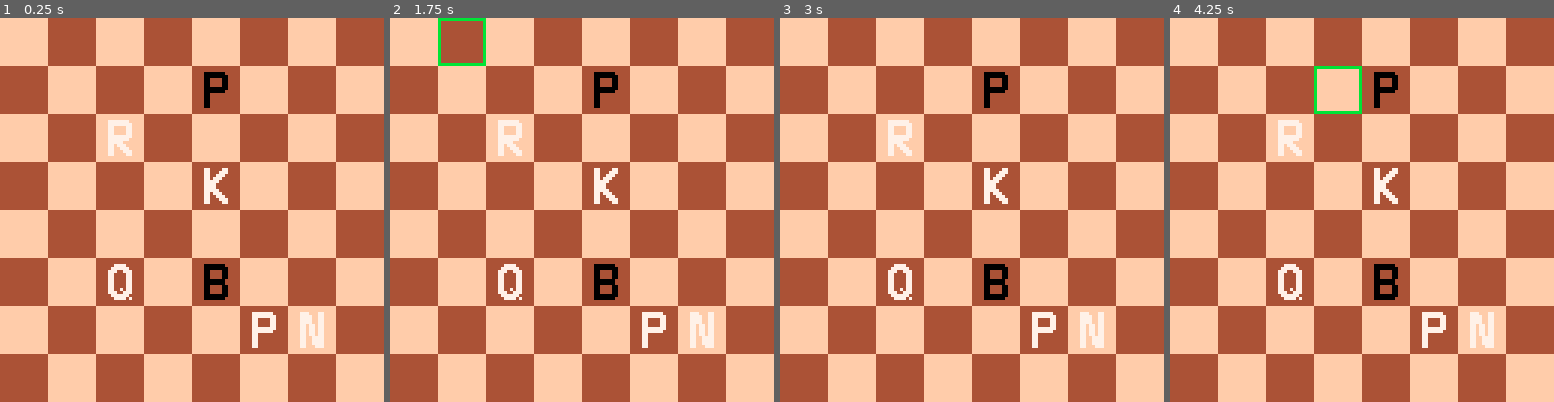
Above: before the commit, frames 1-4 (left to right).
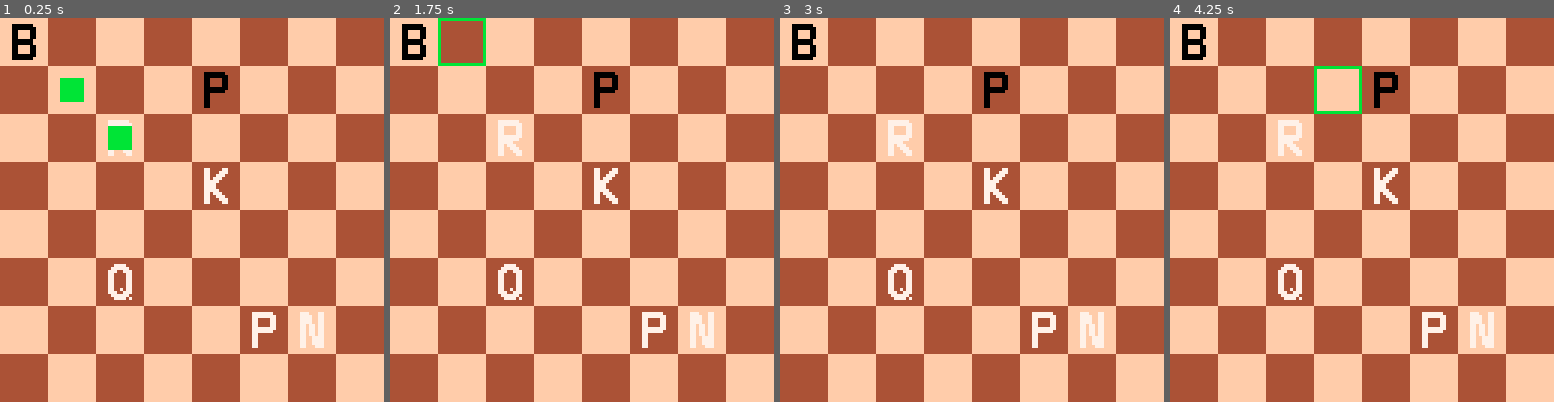
Above: after the commit, the same moments.

Repository: GrayFennec/p8chess
Game: PICO-8 cartridge chess.p8
Two runs of this game, one before a commit and one after it. Both use one fixed random seed, a clock stepped at 60 frames per second and the inputs below.
Inputs:
- Up to frame 1 (0.25 s): no input
- Up to frame 2 (1.75 s): hold Right from 1.6 s (still down)
- Up to frame 3 (3 s): release Right at 2.1 s; hold Up 2.15-2.42 s; hold Right from 2.47 s (still down)
- Up to frame 4 (4.25 s): release Right at 3.03 s; hold Left 3.08-3.58 s; hold Down 3.63-3.97 s; hold Right from 4.02 s (still down)

The runs differ from the first frame. In frame 1, 1.6% of the frame differs, in the area x 3-60%, y 1-74%; in frame 2, 0.8%; in frame 3, 0.8%; in frame 4, 0.8%.

Commit message:
Added piece detection for bishop, rook, queen, and king moves

Diff:
--- a/chess.p8
+++ b/chess.p8
@@ -25,7 +25,7 @@
 	new_king(4,5,1)
 	new_pawn(7,6,1)
 	new_pawn(2,5,2)
-	new_bishop(6,5,2)
+	new_bishop(1,1,2)
 	new_rook(3,3,1)
 	new_queen(6,3,1)
 end
@@ -126,12 +126,20 @@
 	bishop = new_piece(r,c,p)
 	bishop.sprnum = 4
 	bishop.legmov = function(this)
-	 moves = {}
+	 local moves = {}
+	 local direc = {{1, 1, true},{1, -1, true},{-1, -1, true},{-1, 1, true}}
 	 for i = 1,max(brdw,brdh) do
-	 	add(moves,{r+i,c+i})
-	 	add(moves,{r-i,c+i})
-	 	add(moves,{r+i,c-i})
-	 	add(moves,{r-i,c-i})
+	  for d in all(direc) do
+	   if d[3] then
+	    s = get_pnum(r+i*d[1], c+i*d[2])
+	    if s > 0 then
+	     d[3] = false
+	    end
+	    if s != p then
+	     add(moves,{r+i*d[1],c+i*d[2]})
+	    end
+	   end
+   end
 	 end
 		return moves
 	end
@@ -143,12 +151,20 @@
 	rook = new_piece(r,c,p)
 	rook.sprnum = 6
 	rook.legmov = function(this)
-	 moves = {}
-		for i = 1,max(brdw,brdh) do
-	 	add(moves,{r,c-i})
-	 	add(moves,{r,c+i})
-	 	add(moves,{r-i,c})
-	 	add(moves,{r+i,c})
+	 local moves = {}
+	 local direc = {{1, 0, true},{0, -1, true},{-1, 0, true},{0, 1, true}}
+	 for i = 1,max(brdw,brdh) do
+	  for d in all(direc) do
+	   if d[3] then
+	    s = get_pnum(r+i*d[1], c+i*d[2])
+	    if s > 0 then
+	     d[3] = false
+	    end
+	    if s != p then
+	     add(moves,{r+i*d[1],c+i*d[2]})
+	    end
+	   end
+   end
 	 end
 		return moves
 	end
@@ -160,16 +176,20 @@
 	queen = new_piece(r,c,p)
 	queen.sprnum = 8
 	queen.legmov = function(this)
-	 moves = {}
+	 local moves = {}
+	 local direc = {{1, 1, true},{1, 0, true},{1, -1, true},{0, -1, true},{-1, -1, true},{-1, 0, true},{-1, 1, true},{0, 1, true}}
 	 for i = 1,max(brdw,brdh) do
-	 	add(moves,{r+i,c+i})
-	 	add(moves,{r-i,c+i})
-	 	add(moves,{r+i,c-i})
-	 	add(moves,{r-i,c-i})
-	 	add(moves,{r,c-i})
-	 	add(moves,{r,c+i})
-	 	add(moves,{r-i,c})
-	 	add(moves,{r+i,c})
+	  for d in all(direc) do
+	   if d[3] then
+	    s = get_pnum(r+i*d[1], c+i*d[2])
+	    if s > 0 then
+	     d[3] = false
+	    end
+	    if s != p then
+	     add(moves,{r+i*d[1],c+i*d[2]})
+	    end
+	   end
+   end
 	 end
 		return moves
 	end
@@ -181,13 +201,18 @@
 	king = new_piece(r,c,p)
 	king.sprnum = 10
 	king.legmov = function(this)
+	 local moves = {}
 	 --calculate values one away
 		oup = r-1
 		odo = r+1
 		ole = c-1
 		ori = c+1
-		--add possible moves
-		moves = {{oup, ole},{oup,ori},{r,ole},{r,ori},{odo,ole},{odo,ori},{odo,c},{oup,c}}
+		local possi = {{oup, ole},{oup,ori},{r,ole},{r,ori},{odo,ole},{odo,ori},{odo,c},{oup,c}}
+		for m in all(possi) do
+		 if get_pnum(m[1], m[2]) != p then
+		  add(moves, m)
+		 end
+		end
 		return moves
 	end
 	add_piece(king,r,c)
